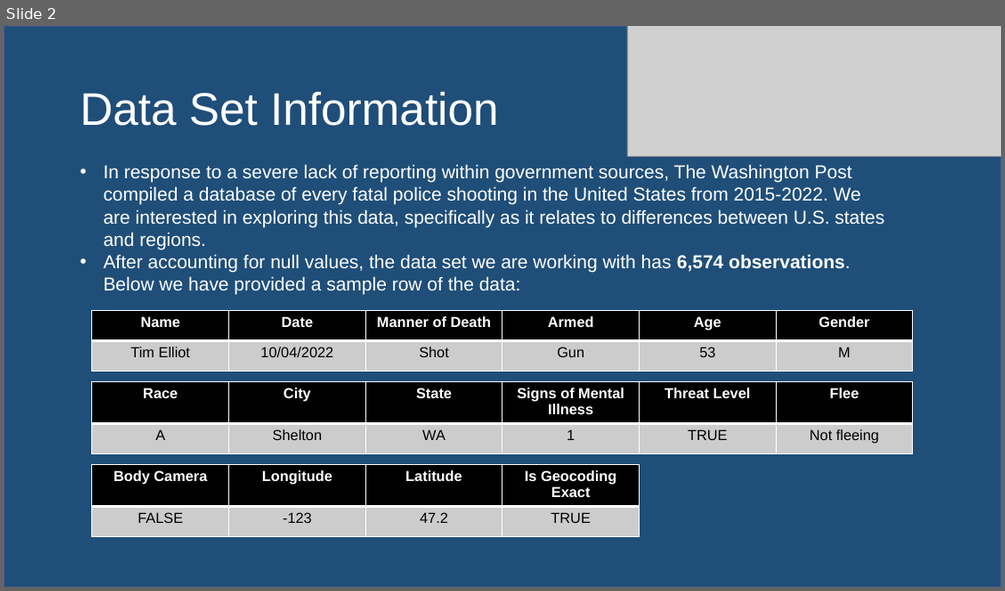
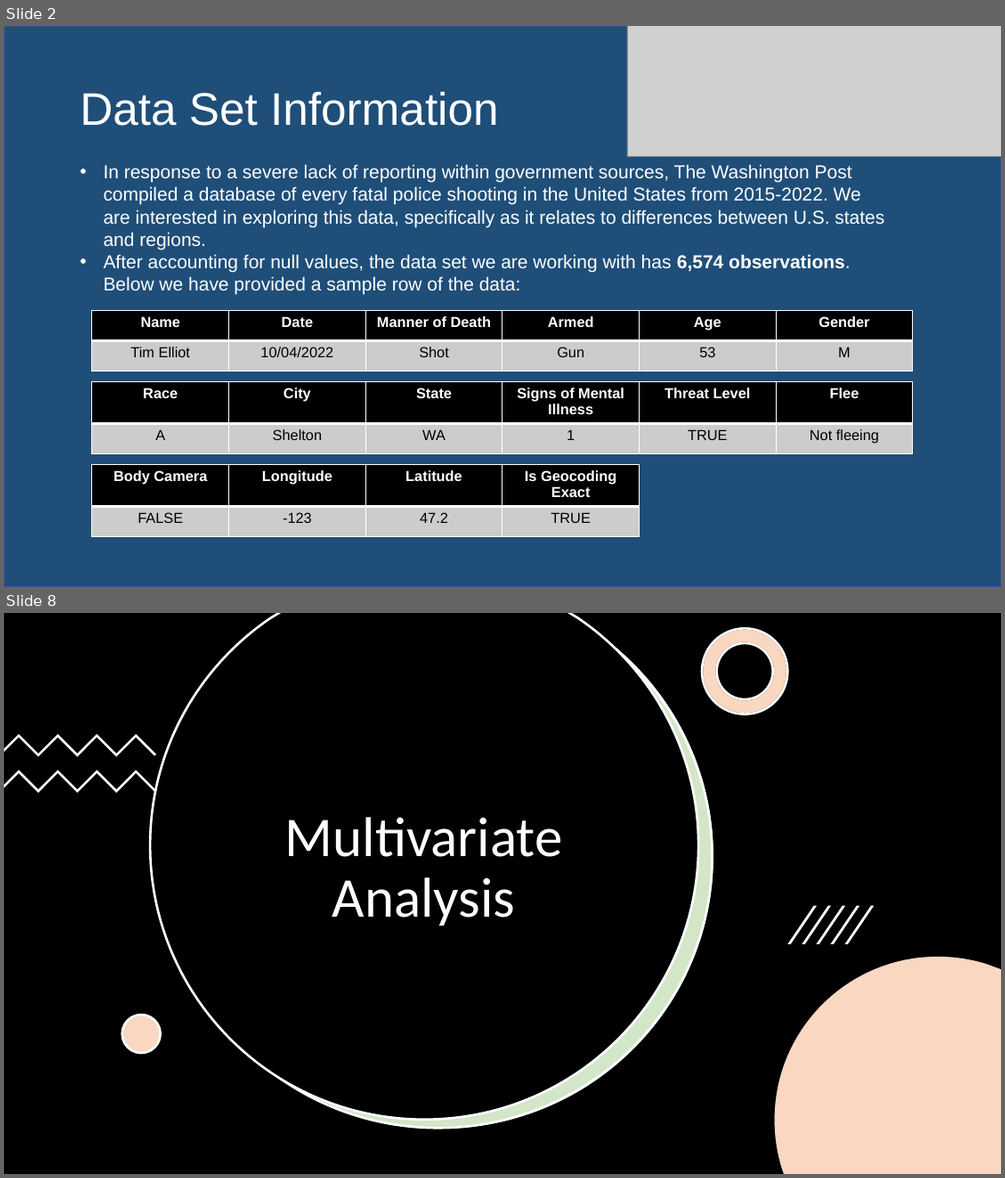
Before and after one commit to awinkhater/Dats6101_Team3, a slide deck: PPT for Intro to Data Science.pptx. Shown one above the other, each under a label of ours: slide 2 before the commit, slides 2 and 8 after it; the slides between them are not shown. The pictures are 1005x591 and 1005x1178 pixels, drawn with LibreOffice and Linux fonts; fonts in the diff are those of the drawing; grey boxes stand for pictures. Boxes give left, top, right and bottom in pixels: in the first picture for what was removed or moved away, otherwise in the second. Text is boxed around its words. In the diff, an @@ line names an element or a change of style, - is before the commit and + after.

```diff
--- a/PPT for Intro to Data Science.pptx
+++ b/PPT for Intro to Data Science.pptx
@@ slide 8 added at bbox=[4, 613, 1001, 1174], background #FFFFFF @@
@@ rectangle added at bbox=[4, 613, 1001, 1174], fill #000000 @@
@@ freeform shape added at bbox=[150, 613, 698, 1119], fill #000000, outline #FFFFFF 2.25 pt @@
@@ freeform shape added at bbox=[164, 613, 712, 1127], fill #70AD47 at 30% opacity, outline #FFFFFF 2.25 pt @@
@@ freeform shape added at bbox=[170, 613, 713, 1128], fill #FFFFFF @@
@@ freeform shape added at bbox=[702, 629, 788, 714], fill #FFFFFF, outline #000000 2.25 pt @@
@@ freeform shape added at bbox=[702, 629, 788, 714], fill #ED7D31 at 30% opacity, outline #FFFFFF 2.25 pt @@
@@ freeform shape added at bbox=[4, 734, 156, 756], fill #FFFFFF @@
@@ freeform shape added at bbox=[4, 770, 156, 793], fill #FFFFFF @@
@@ title added at bbox=[285, 817, 563, 925], 54 pt, text #FFFFFF @@
+Multivariate Analysis
@@ group added at bbox=[788, 906, 874, 943]: 5 freeform shapes @@
@@ freeform shape added at bbox=[774, 957, 1001, 1174], fill #FFFFFF @@
@@ freeform shape added at bbox=[774, 957, 1001, 1174], fill #ED7D31 at 30% opacity @@
@@ ellipse added at bbox=[122, 1014, 161, 1053], fill #FFFFFF @@
@@ ellipse added at bbox=[122, 1014, 161, 1053], fill #ED7D31 at 30% opacity, outline #FFFFFF 2.25 pt @@
```
Also in this commit, not shown: 1 slide changed, 28 other slides added.
